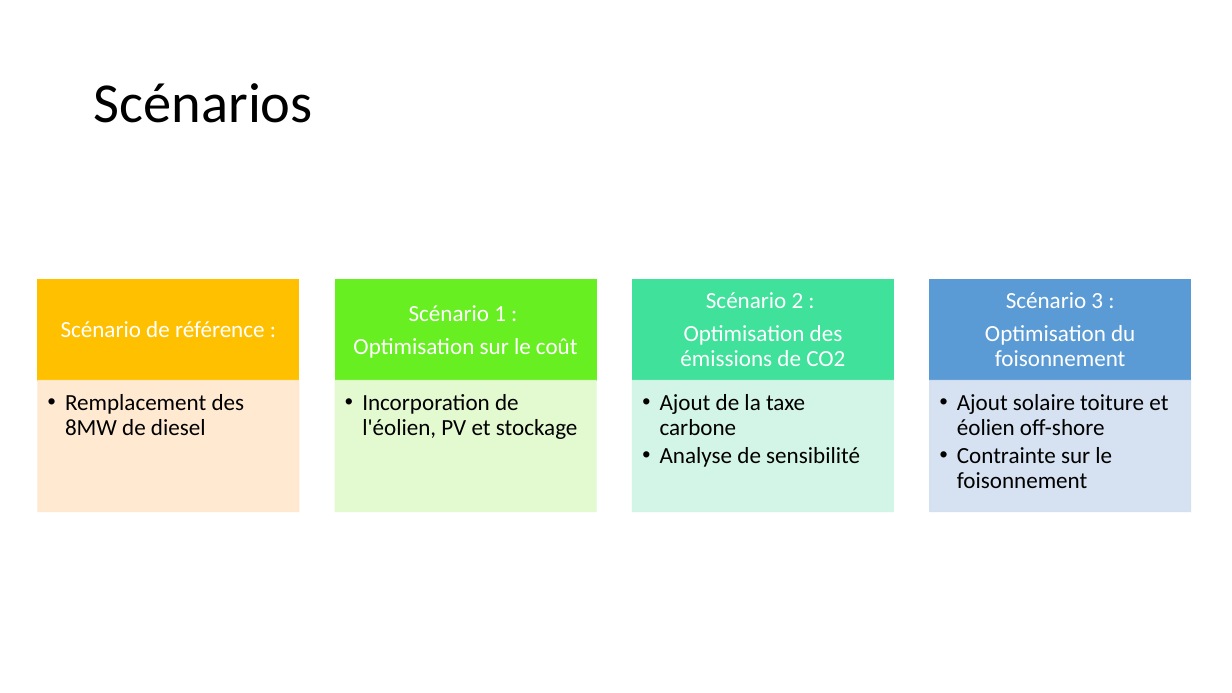
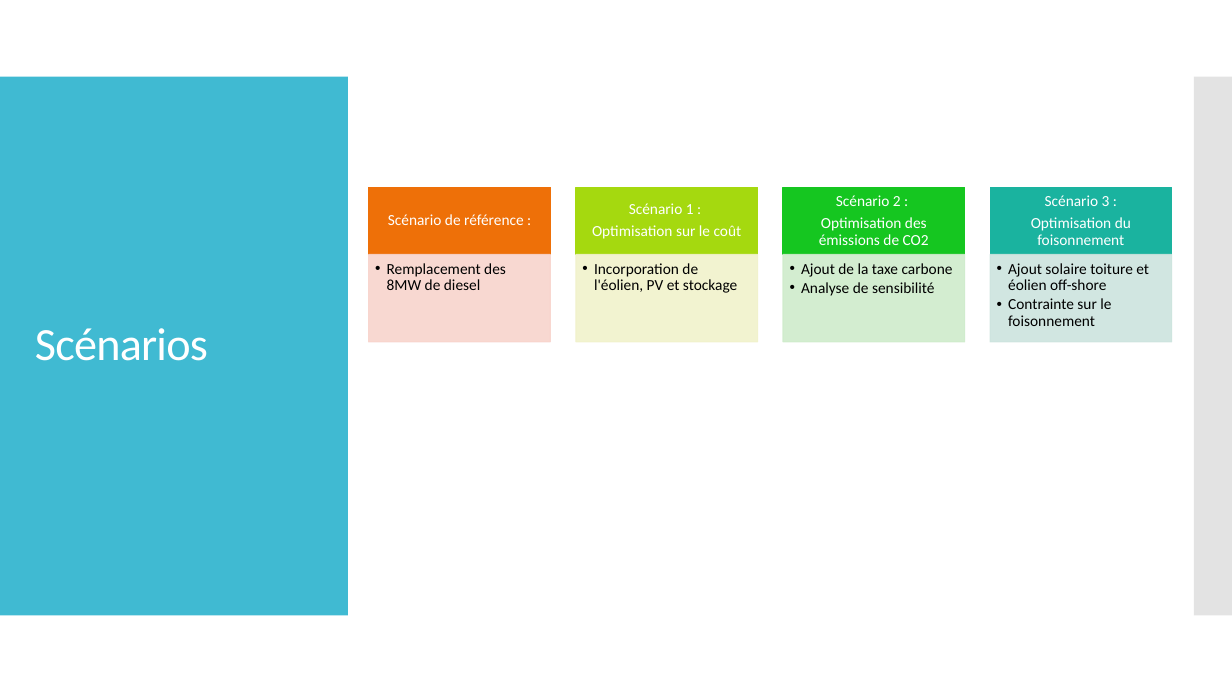
Before and after one commit to cledat/Projet-EA314, a slide deck: slide 2 of rapport.pptx (slide 3 before the commit). Drawn at 1232x693 pixels with LibreOffice and Linux fonts; fonts in the diff are those of the drawing. Boxes give left, top, right and bottom in pixels: in the first picture for what was removed or moved away, otherwise in the second. Text is boxed around its words. In the diff, an @@ line names an element or a change of style, - is before the commit and + after.

```diff
--- a/rapport.pptx
+++ b/rapport.pptx
@@ rectangle added at [0, 77, 348, 616], fill #40BAD2 @@
@@ rectangle added at [1194, 77, 1232, 616], fill #C8C8C8 at 50% opacity @@
@@ title "Scénarios": place and size @@
-title "Scénarios" at [94, 83, 313, 123]
+title "Scénarios" at [35, 328, 208, 361]
@@ title "Scénarios" at [35, 328, 208, 361]: size 44 to 36 pt, text colour #000000 to #FFFFFF, letter spacing 0 to -0.6 pt @@
@@ text "Scénario de référence :": place and size @@
-text "Scénario de référence :" at [61, 321, 265, 337]
+text "Scénario de référence :" at [388, 214, 524, 225]
@@ size 18 to 12 pt; less space between paragraphs in 4 elements at [1031, 195, 1131, 245], [819, 195, 929, 245], [388, 214, 524, 225], [592, 203, 742, 239] @@
@@ text "Scénario 1 :": place and size @@
-text "Scénario 1 :" at [353, 305, 578, 358]
+text "Scénario 1 :" at [592, 203, 742, 239]
@@ text "Scénario 2 :": place and size @@
-text "Scénario 2 :" at [680, 292, 845, 366]
+text "Scénario 2 :" at [819, 195, 929, 245]
@@ text "Scénario 3 :": place and size @@
-text "Scénario 3 :" at [985, 292, 1135, 366]
+text "Scénario 3 :" at [1031, 195, 1131, 245]
@@ group added at [369, 188, 1173, 342]: 6 rectangles @@
@@ text "Remplacement des 8MW de diesel": place and size @@
-text "Remplacement des 8MW de diesel" at [65, 394, 245, 435]
+text "Remplacement des 8MW de diesel" at [387, 263, 506, 290]
@@ rectangle: place and size @@
-rectangle at [335, 280, 596, 381]
+rectangle at [369, 254, 551, 342]
@@ rectangle at [369, 254, 551, 342]: fill #67EF21 to #F8D5CC at 90% opacity; outline #67EF21 1 pt to #F8D5CC 0.85 pt @@
@@ text "Incorporation de l'éolien, PV et ...": place and size @@
-text "Incorporation de l'éolien, PV et ..." at [362, 394, 578, 439]
+text "Incorporation de l'éolien, PV et ..." at [594, 263, 737, 293]
@@ size 18 to 12 pt; indent changed in 4 elements at [1008, 263, 1149, 326], [387, 263, 506, 290], [594, 263, 737, 293], [801, 263, 953, 296] @@
@@ text "Ajout de la taxe carbone": place and size @@
-text "Ajout de la taxe carbone" at [660, 394, 860, 467]
+text "Ajout de la taxe carbone" at [801, 263, 953, 296]
@@ text "Ajout solaire toiture et éolien ...": place and size @@
-text "Ajout solaire toiture et éolien ..." at [957, 394, 1168, 488]
+text "Ajout solaire toiture et éolien ..." at [1008, 263, 1149, 326]
@@ rectangle: place and size @@
-rectangle at [930, 280, 1190, 381]
+rectangle at [991, 254, 1173, 342]
@@ rectangle at [991, 254, 1173, 342]: fill #5B9BD5 to #CDE5DF at 90% opacity; outline #5B9BD5 1 pt to #CDE5DF 0.85 pt @@
@@ freeform shape added at [417, 385, 510, 479], fill #FFFFFF @@
@@ group removed at [38, 280, 1190, 512]: 6 rectangles @@
@@ freeform shape added at [443, 403, 485, 461], fill #FFFFFF @@
```
Also in this commit, not shown: 16 other slides changed, 3 slides removed, 1 other file.
